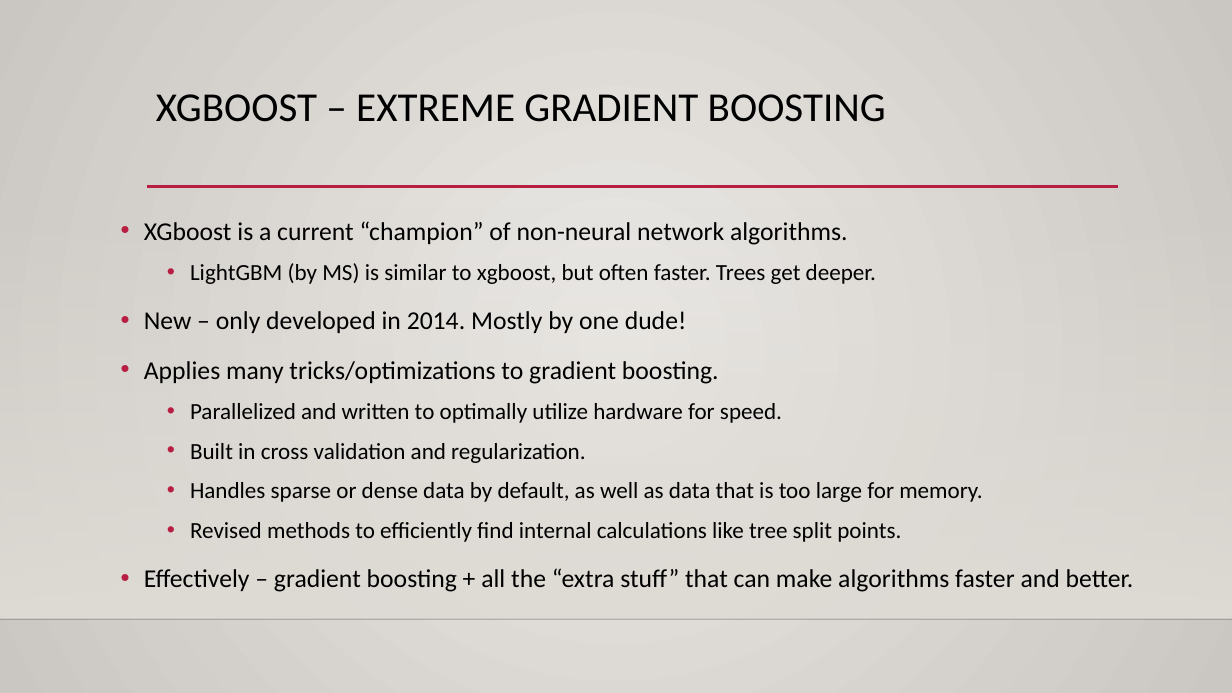
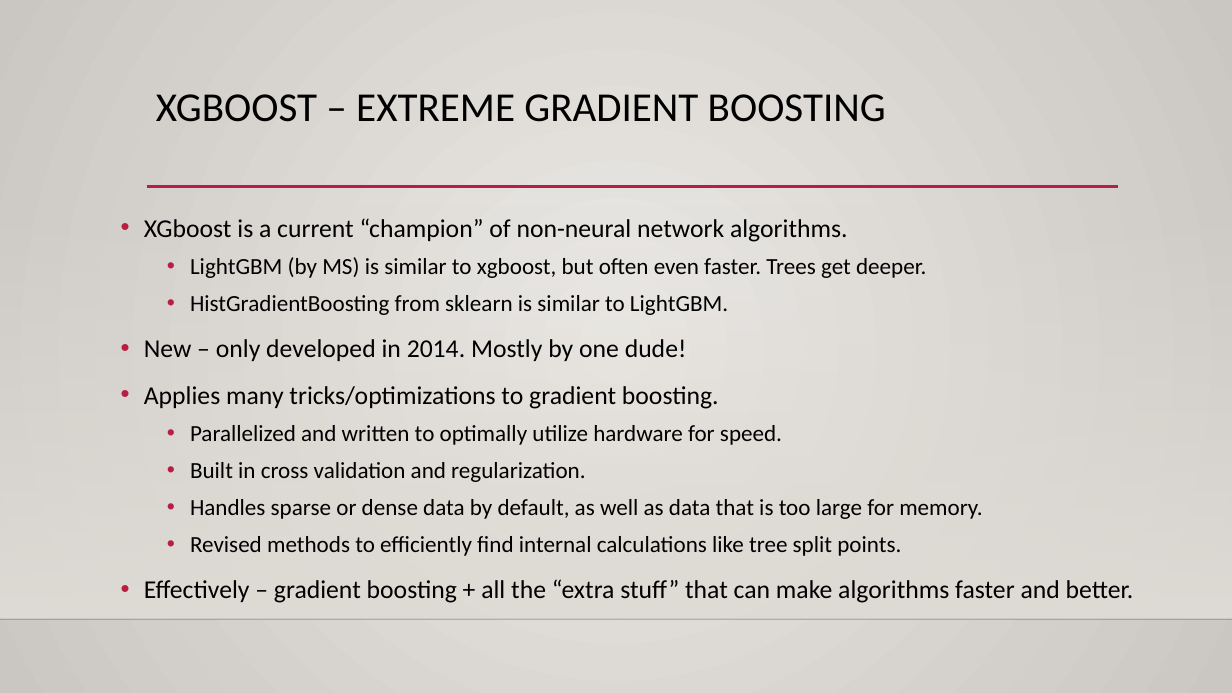
Before and after one commit to allyryry/3950_Workbooks, a slide deck: slide 16 of reference_content/Slides/boosting.pptx (slide 14 before the commit). Drawn at 1232x693 pixels with LibreOffice and Linux fonts; fonts in the diff are those of the drawing; background and template pictures are left out. Boxes give left, top, right and bottom in pixels: in the first picture for what was removed or moved away, otherwise in the second. Text is boxed around its words. In the diff, an @@ line names an element or a change of style, - is before the commit and + after.

```diff
--- a/reference_content/Slides/boosting.pptx
+++ b/reference_content/Slides/boosting.pptx
@@ text at (x1=144, y1=218, x2=1134, y2=603): line spacing 1.2 to 1.1 @@
@@ text at (x1=190, y1=257, x2=926, y2=315): text changed @@
-  • LightGBM (by MS) is similar to xgboost, but often faster. Trees get deeper.
+  • LightGBM (by MS) is similar to xgboost, but often even faster. Trees get deeper.
+  • HistGradientBoosting from sklearn is similar to LightGBM.
```
Also in this commit, not shown: 5 other slides changed, 4 slides added, 1 slide removed, 3 other files.
